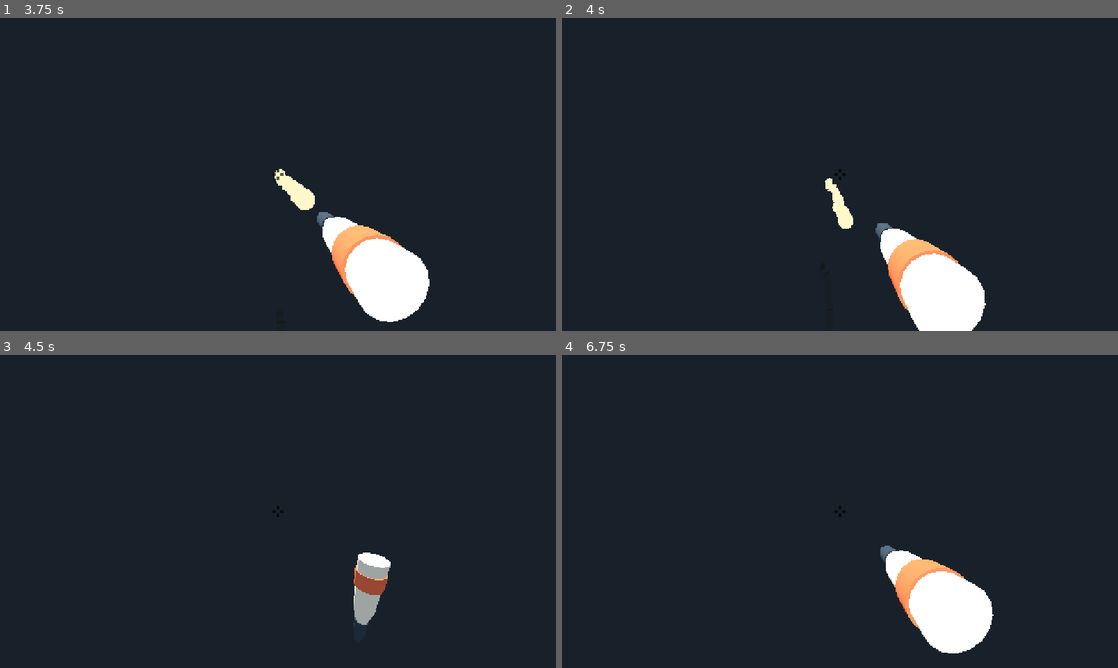
Above: before the commit, frames 1-4 (two rows, left to right).
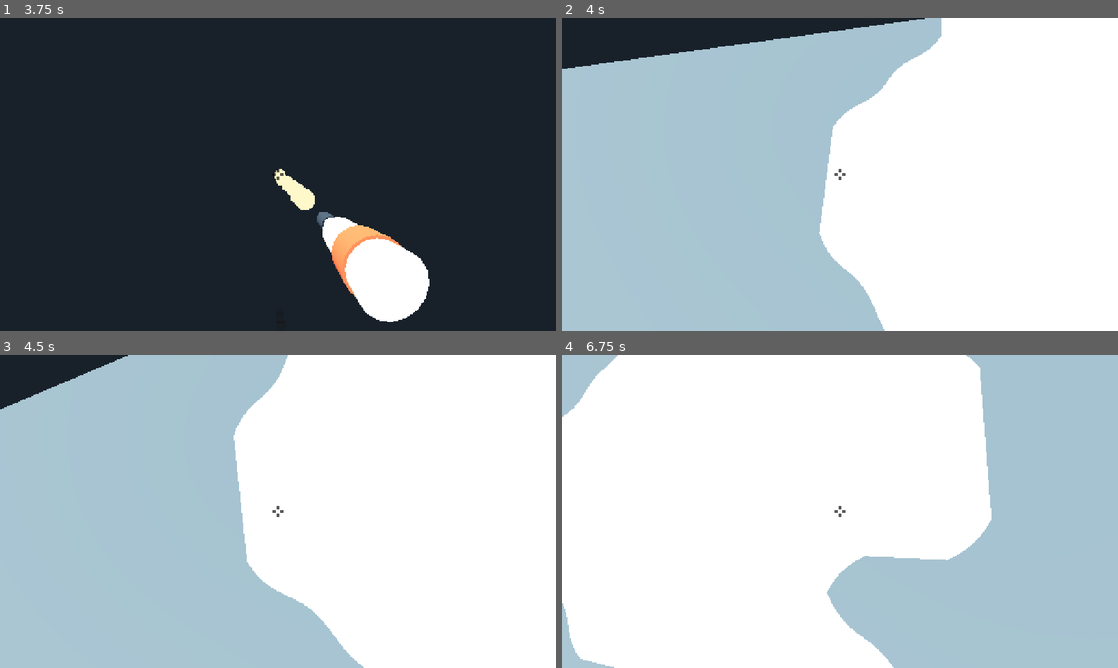
Above: after the commit, the same moments.

Repository: k3vin7/SauceIT-
Game: Godot game, scene res://main.tscn
The game is run twice, just before and just after one commit, with the same random seed, the same clock (stepped at 60 frames per second) and the same inputs.
Inputs (mouse positions are in pixels of both pictures, inside the frame that each line leads up to):
- Up to frame 1 (3.75 s): tap Enter at 0.5 s; move the mouse to (272, 180) at 0.52 s; hold Shift (run) 0.53-1.28 s; hold W (move_forward) 0.53-2.78 s; move the mouse to (316, 177) at 1.27 s; click (316, 177) at 1.35 s; tap Shift (run) at 1.55, 2.85 s; move the mouse to (233, 171) at 2.02 s; hold Shift (run) 2.03-2.78 s; move the mouse to (283, 174) at 2.77 s; hold A (move_left) 2.78-3.53 s; move the mouse to (255, 168) at 3.52 s; press the mouse at (255, 168) at 3.53 s; hold W (move_forward) from 3.53 s (still down)
- Up to frame 2 (4 s): keep holding W (move_forward); tap Shift (run) at 3.8 s
- Up to frame 3 (4.5 s): keep holding W (move_forward); move the mouse to (305, 511) at 4.27 s; release the mouse at (305, 511) at 4.28 s; tap Shift (run) at 4.35 s
- Up to frame 4 (6.75 s): move the mouse to (812, 511) at 5.02 s; hold Shift (run) 5.03-5.78 s; move the mouse to (851, 505) at 5.77 s; release W (move_forward) at 5.78 s; hold D (move_right) 5.78-6.53 s; click (851, 505) at 5.85 s; tap Shift (run) at 6.05 s; move the mouse to (834, 517) at 6.52 s; hold W (move_forward) from 6.53 s (still down); hold Shift (run) from 6.53 s (still down)

Frame 1 is identical in both runs. In frame 2, 91% of the frame differs, in the area x 0-100%, y 0-100%; in frame 3, 98%; in frame 4, 100%.

Commit message:
Pitch forward when you slip again right after getting up
Slipping had one shape: a stumble, then over backwards. Standing up and
sprinting straight back onto mayo gave you that same fall a second time,
which reads as the same mistake rather than a worse one.

A slip inside the recovery window now goes over forwards instead, and
skips the stumble: your feet never took the weight, so there is no
balance to catch. The direction is a sign on the player, so the capsule
and the first-person view mirror the existing rotation rather than
needing a second path. The forward skid is scrubbed harder, since it
runs under the body instead of out from under it.

Claude-Session: https://claude.ai/code/session_015P14cRDTkxXpfq8Bum7Yfv

Diff:
--- a/scripts/mayo_prototype.gd
+++ b/scripts/mayo_prototype.gd
@@ -217,13 +217,14 @@
 func _update_fallen_body() -> void:
 	if not is_instance_valid(_body_mesh):
 		return
-	# The feet skid forward and the body goes over backwards, so the capsule
-	# tips about its local X: +90 degrees takes its top to +Z, behind the player.
+	# Going over backwards, the feet skid forward and the capsule tips about its
+	# local X: +90 degrees takes its top to +Z, behind the player. Pitching
+	# forward is the same rotation mirrored, which puts the top out in front.
 	var tilt := _player.fall_tilt()
-	_body_mesh.rotation.x = deg_to_rad(90.0) * tilt
+	_body_mesh.rotation.x = deg_to_rad(90.0) * tilt * _player.fall_direction
 	# The stumble sways the capsule side to side before it goes over; the two
 	# never overlap, since fall_tilt is 0 while stumbling.
-	_body_mesh.rotation.z = deg_to_rad(fall_body_roll_degrees) * tilt \
+	_body_mesh.rotation.z = deg_to_rad(fall_body_roll_degrees) * tilt * _player.fall_direction \
 		+ deg_to_rad(stumble_body_roll_degrees) * _player.stumble_wobble()
 
 
@@ -504,9 +505,11 @@
 	if _first_person:
 		if tilt > 0.0:
 			# Landing on your back means you end up looking up, so the view
-			# pitches back rather than down. Crude on purpose; timing matters more.
-			aim_basis = aim_basis.rotated(aim_basis.z, deg_to_rad(fall_camera_roll_degrees) * tilt)
-			aim_basis = aim_basis.rotated(aim_basis.x, deg_to_rad(fall_camera_pitch_degrees) * tilt)
+			# pitches back rather than down; going over forwards mirrors it and
+			# ends up staring at the floor. Crude on purpose; timing matters more.
+			var fall_sign := _player.fall_direction
+			aim_basis = aim_basis.rotated(aim_basis.z, deg_to_rad(fall_camera_roll_degrees) * tilt * fall_sign)
+			aim_basis = aim_basis.rotated(aim_basis.x, deg_to_rad(fall_camera_pitch_degrees) * tilt * fall_sign)
 			eye.y = lerpf(eye.y, fall_camera_height, tilt)
 		_camera.global_transform = Transform3D(aim_basis, eye)
 		return
--- a/scripts/player_controller.gd
+++ b/scripts/player_controller.gd
@@ -25,10 +25,21 @@
 ## keeps the speed they slipped at and carries it forward, so at run speed this
 ## is what sets how far they skid.
 @export_range(1.0, 60.0, 0.5, "suffix:m/s²") var slip_slide_friction := 16.0
+## Pitching forward puts the skid under the body instead of out from under it,
+## so a long slide reads as a slide tackle. Scrubbed harder to land face first.
+@export_range(1.0, 80.0, 0.5, "suffix:m/s²") var forward_slip_slide_friction := 34.0
+## How long after standing up a fresh slip counts as losing footing you never
+## had, and goes over forwards instead of backwards.
+@export_range(0.0, 3.0, 0.05, "suffix:s") var recovery_window := 0.7
 
 var frame_movement := Vector3.ZERO
 var state := State.NORMAL
+## +1 goes over backwards, -1 pitches forward. Set when the slip starts and
+## held until the player is back on their feet; the prototype mirrors the
+## capsule and the camera by it.
+var fall_direction := 1.0
 var _state_timer := 0.0
+var _recovery_timer := 0.0
 
 
 func _ready() -> void:
@@ -38,6 +49,8 @@
 func _physics_process(delta: float) -> void:
 	if state != State.NORMAL:
 		_advance_fall(delta)
+	else:
+		_recovery_timer = maxf(_recovery_timer - delta, 0.0)
 
 	var desired := Vector3.ZERO
 	if state == State.NORMAL:
@@ -50,7 +63,9 @@
 
 	# Going down keeps whatever speed the player slipped at and scrubs it off,
 	# so they skid forward instead of stopping dead where they tripped.
-	var rate := acceleration if state == State.NORMAL else slip_slide_friction
+	var rate := acceleration
+	if state != State.NORMAL:
+		rate = forward_slip_slide_friction if fall_direction < 0.0 else slip_slide_friction
 	velocity.x = move_toward(velocity.x, desired.x, rate * delta)
 	velocity.z = move_toward(velocity.z, desired.z, rate * delta)
 	velocity.y = 0.0
@@ -79,11 +94,19 @@
 	return state == State.NORMAL
 
 
-## Slipping starts with a stumble, not the fall itself.
+## Slipping starts with a stumble, not the fall itself -- unless the player is
+## still recovering from the last one. Sprinting the instant you are upright
+## means your feet never take the weight, so you pitch straight forward with no
+## balance to catch: the stumble is skipped and the fall starts immediately.
 func begin_slip() -> void:
 	if state != State.NORMAL:
 		return
-	state = State.STUMBLE
+	if _recovery_timer > 0.0:
+		fall_direction = -1.0
+		state = State.FALLING
+	else:
+		fall_direction = 1.0
+		state = State.STUMBLE
 	_state_timer = 0.0
 
 
@@ -124,3 +147,5 @@
 	elif state == State.STANDING_UP and _state_timer >= stand_up_duration:
 		state = State.NORMAL
 		_state_timer = 0.0
+		fall_direction = 1.0
+		_recovery_timer = recovery_window
--- a/tests/probe_slip.gd
+++ b/tests/probe_slip.gd
@@ -8,6 +8,8 @@
 #   * with no grace period, holding run on mayo puts you straight back down,
 #     while letting go of it makes the same patch harmless
 #   * the trip happens on the cell the floor says is painted
+#   * slipping again inside the recovery window pitches the player forward,
+#     with no stumble, and the capsule and view go over the other way
 
 var failures: Array[String] = []
 
@@ -42,6 +44,8 @@
 	scene._player.state = 0
 	scene._player._state_timer = 0.0
 	scene._player.velocity = Vector3.ZERO
+	scene._player.fall_direction = 1.0
+	scene._player._recovery_timer = 0.0
 	scene._player.global_position = Vector3(0.0, 0.64, 3.0)
 
 
@@ -206,6 +210,74 @@
 		"the shoulder camera tilted to %.2f with the fall instead of staying upright" % third_person_up)
 	_check(not fired, "the player kept firing while down")
 
+	# --- slipping again straight after standing up pitches you forward ---
+	_reset(scene)
+	var forward_patch := _paint_patch(scene, 1.2)
+	_check(scene._floor.is_mayo_at(forward_patch), "the second-fall patch was not painted")
+	Input.action_press("move_forward")
+	Input.action_press("run")
+	# First fall: backwards, with a stumble, as always.
+	for _f in 120:
+		await physics_frame
+		if player.state != MayoPlayer.State.NORMAL:
+			break
+	_check(player.state == MayoPlayer.State.STUMBLE,
+		"the first fall skipped the stumble")
+	_check(player.fall_direction > 0.0,
+		"the first fall went forwards (direction %.1f)" % player.fall_direction)
+	# Ride it out with the keys still held, so the player is sprinting again the
+	# instant they are upright -- which is the case this covers.
+	for _f in 300:
+		await physics_frame
+		if not player.is_incapacitated():
+			break
+	# The skid carries the player past the first patch, so paint the ground they
+	# stood up on: they are sprinting again the instant they are upright.
+	_paint_patch(scene, 0.0)
+	_check(scene._floor.is_mayo_at(player.global_position),
+		"the player did not stand up on painted floor, so this case tests nothing")
+	var second_stumbled := false
+	var second_fall := false
+	for _f in 10:
+		await physics_frame
+		if player.state == MayoPlayer.State.STUMBLE:
+			second_stumbled = true
+		if player.state == MayoPlayer.State.FALLING:
+			second_fall = true
+			break
+	# Let go now the fall is under way: still sprinting on the patch would just
+	# put the player straight back down and never end this loop.
+	_release_all()
+	var forward_pitch := 0.0
+	var forward_body_ahead := 0.0
+	var forward_view_down := 0.0
+	for _f in 300:
+		await physics_frame
+		if not player.is_incapacitated():
+			break
+		if is_equal_approx(player.fall_tilt(), 1.0):
+			forward_pitch = scene._body_mesh.rotation.x
+			# Local -Z is ahead of the player: the capsule's up axis must have
+			# swung out in front instead of behind.
+			forward_body_ahead = (scene._body_mesh.global_basis.y).dot(-scene._player.global_basis.z)
+			forward_view_down = (-scene._camera.global_basis.z).y
+	_release_all()
+	print("second fall: happened=%s, stumbled=%s, direction %.1f, capsule pitched %.1f deg, top %.2f ahead, view up %.2f" % [
+		str(second_fall), str(second_stumbled), player.fall_direction,
+		rad_to_deg(forward_pitch), forward_body_ahead, forward_view_down])
+	_check(second_fall, "sprinting straight after standing up did not knock the player down again")
+	_check(not second_stumbled,
+		"the second fall stumbled first instead of pitching straight forward")
+	_check(forward_pitch < deg_to_rad(-80.0),
+		"the capsule pitched %.1f deg, so it did not go over forwards" % rad_to_deg(forward_pitch))
+	_check(forward_body_ahead > 0.9,
+		"the capsule went over the wrong way: its top ended %.2f ahead of the player" % forward_body_ahead)
+	_check(forward_view_down < -0.5,
+		"the view ended pointing %.2f up, so the player is not face down" % forward_view_down)
+	# Standing up clears the direction, so the next fall is a backwards one again.
+	_check(player.fall_direction > 0.0,
+		"the fall direction stayed forward after standing up (%.1f)" % player.fall_direction)
+
 	# --- no grace period: keep sprinting on mayo and you go straight back down,
 	# but let go of the run key and you are fine ---
 	_check(player.state == MayoPlayer.State.NORMAL, "the player did not get back up")
Not shown, changed: README.md
